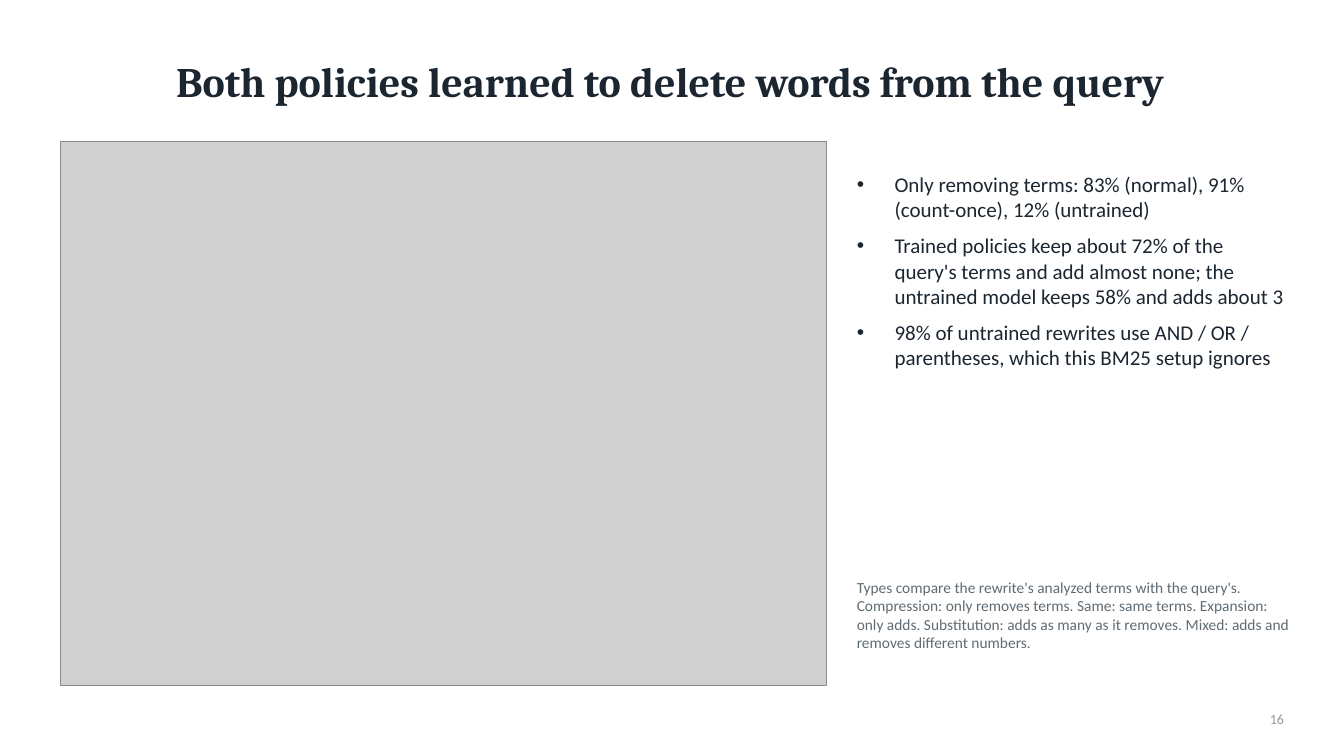
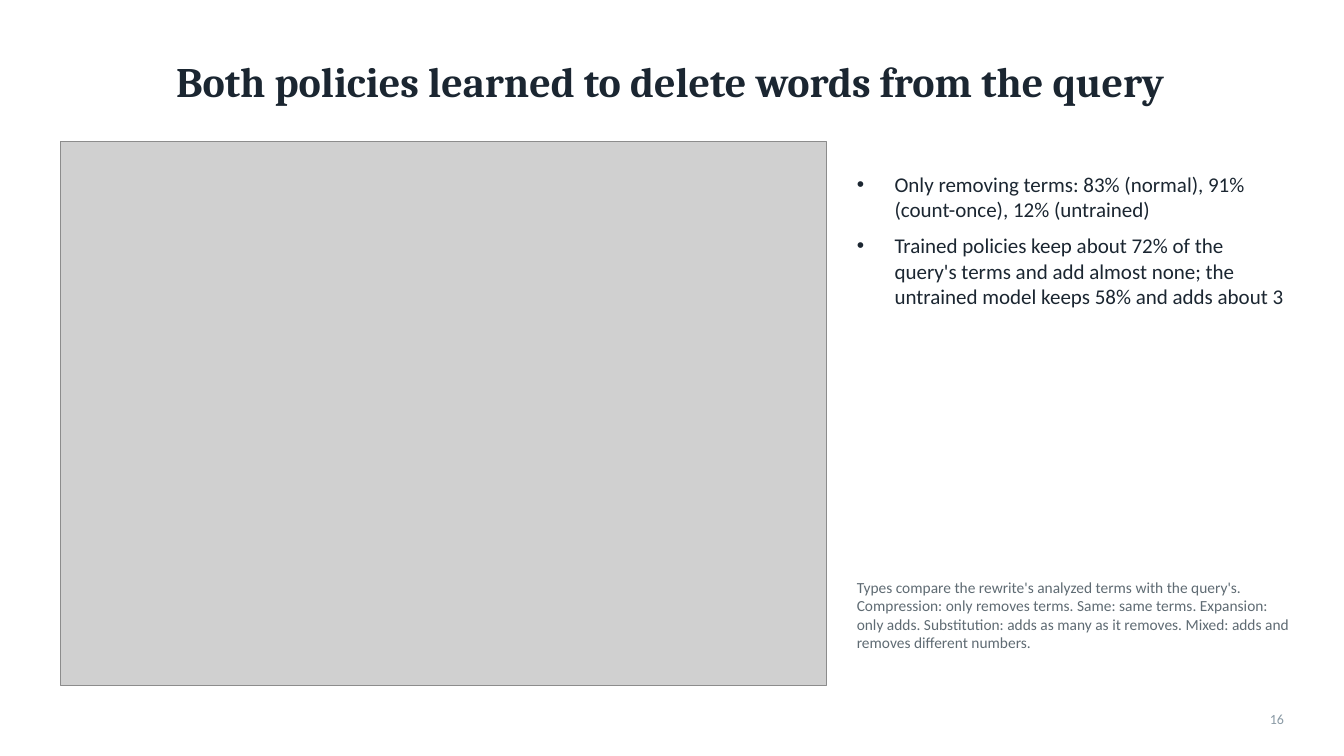
Before and after one commit to objones25/drbm25, a slide deck: slide 16 of report/drbm25_results.pptx. Drawn at 1344x756 pixels with LibreOffice and Linux fonts; fonts in the diff are those of the drawing; grey boxes stand for pictures. Boxes give left, top, right and bottom in pixels: in the first picture for what was removed or moved away, otherwise in the second. Text is boxed around its words. In the diff, an @@ line names an element or a change of style, - is before the commit and + after.

```diff
--- a/report/drbm25_results.pptx
+++ b/report/drbm25_results.pptx
@@ text at [895,325,1270,369]: paragraph removed @@
-• 98% of untrained rewrites use AND / OR / parentheses, which this BM25 setup ignores
```
Also in this commit, not shown: 4 other slides changed, 6 other files.
